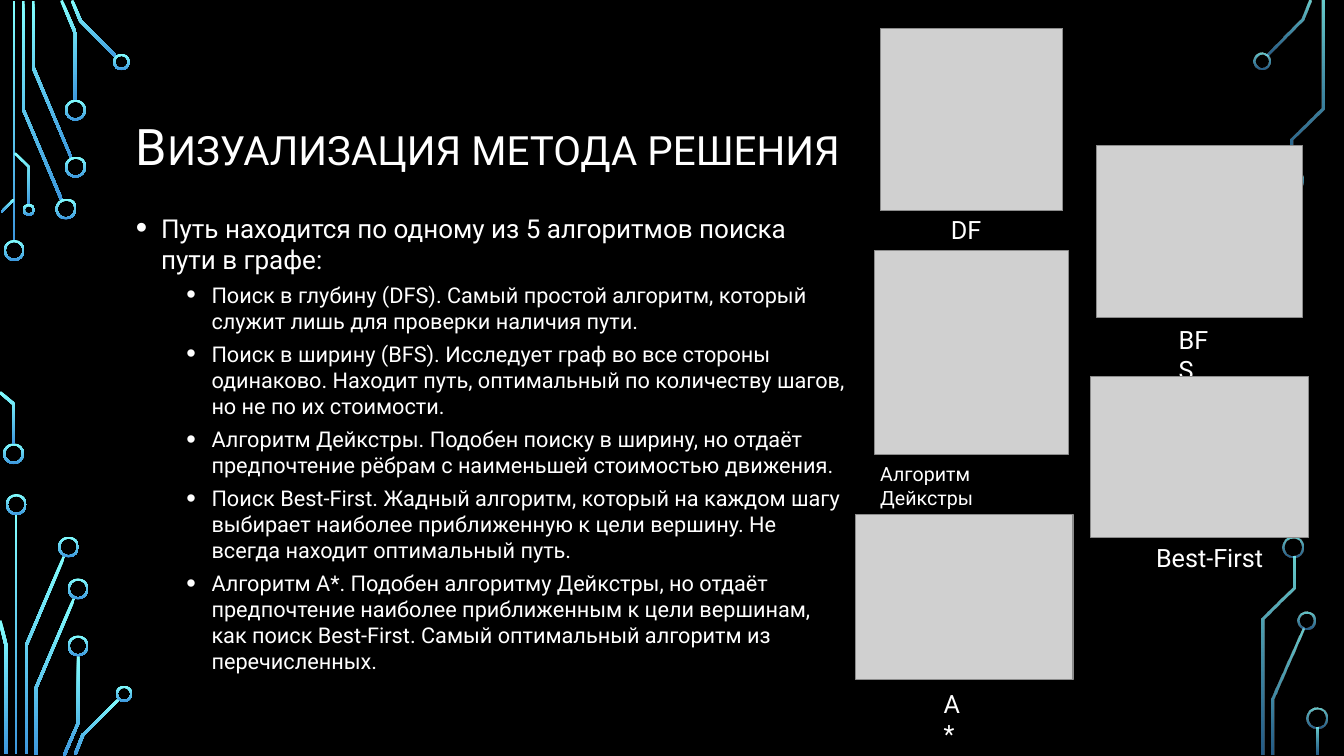
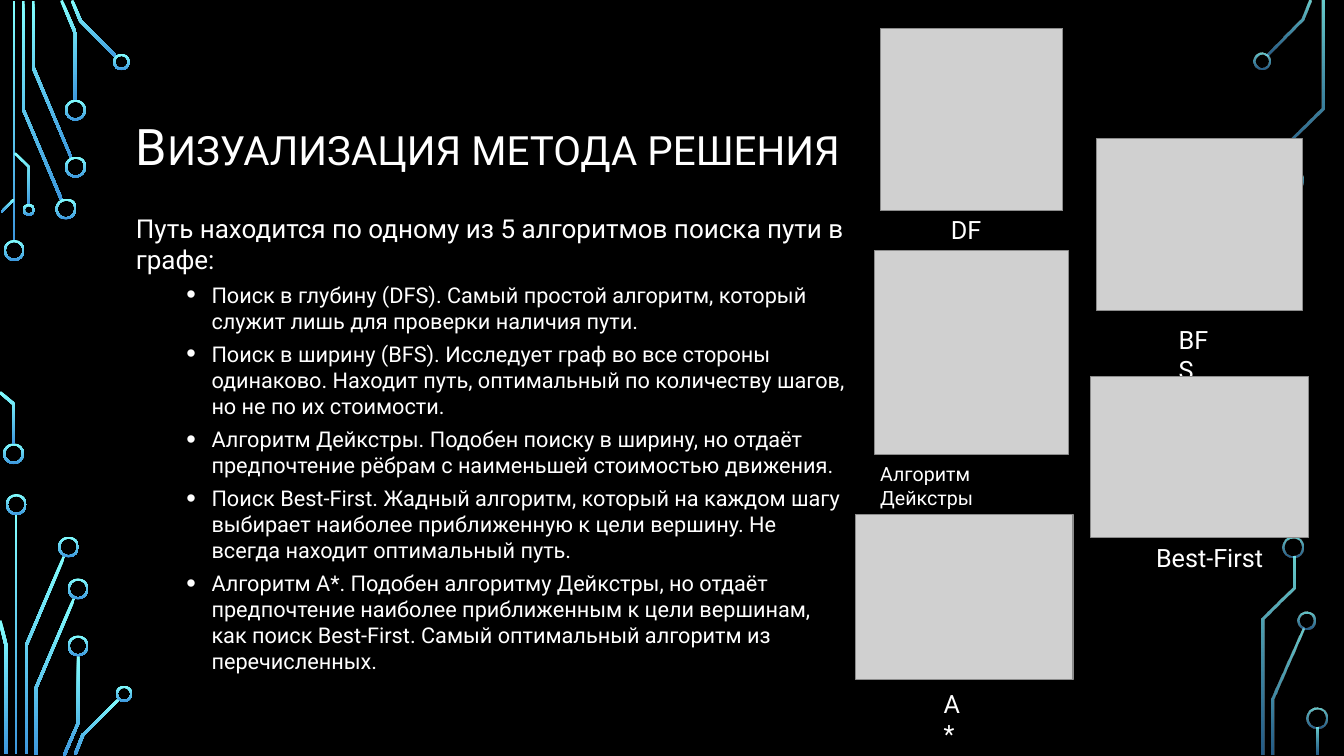
Before and after one commit to FedMam/Pathfinding, a slide deck: slide 4 of Report/Pathfinding (Поиск пути в графе).pptx. Drawn at 1344x756 pixels with LibreOffice and Linux fonts; fonts in the diff are those of the drawing; grey boxes stand for pictures; background and template pictures are left out. Boxes give left, top, right and bottom in pixels: in the first picture for what was removed or moved away, otherwise in the second. Text is boxed around its words. In the diff, an @@ line names an element or a change of style, - is before the commit and + after.

```diff
--- a/Report/Pathfinding (Поиск пути в графе).pptx
+++ b/Report/Pathfinding (Поиск пути в графе).pptx
@@ picture: place and size @@
-picture at (1097, 145, 1303, 318)
+picture at (1097, 138, 1303, 311)
@@ text at (136, 219, 843, 275): bullet • to none @@
```
Also in this commit, not shown: 5 other slides changed, 2 other files.
